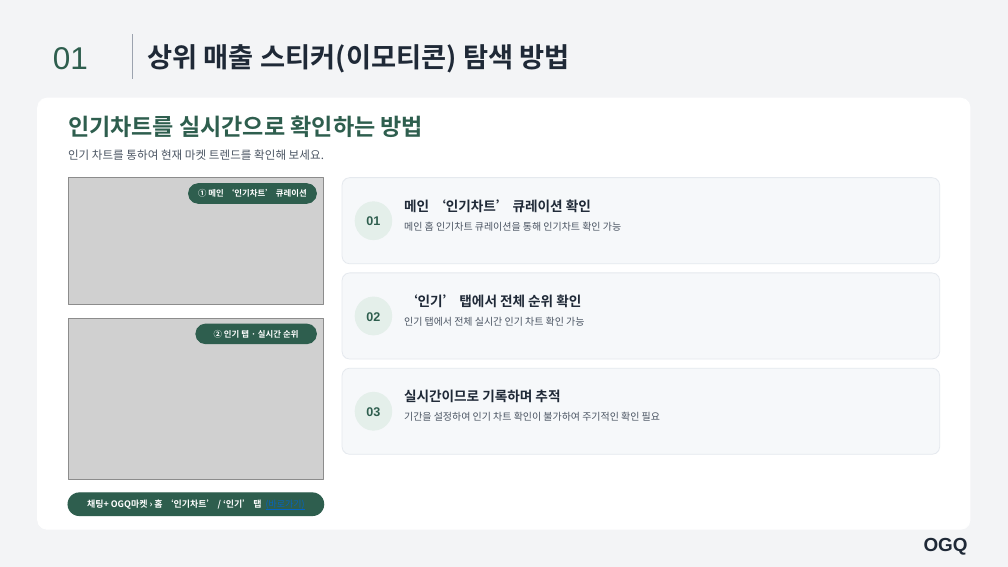
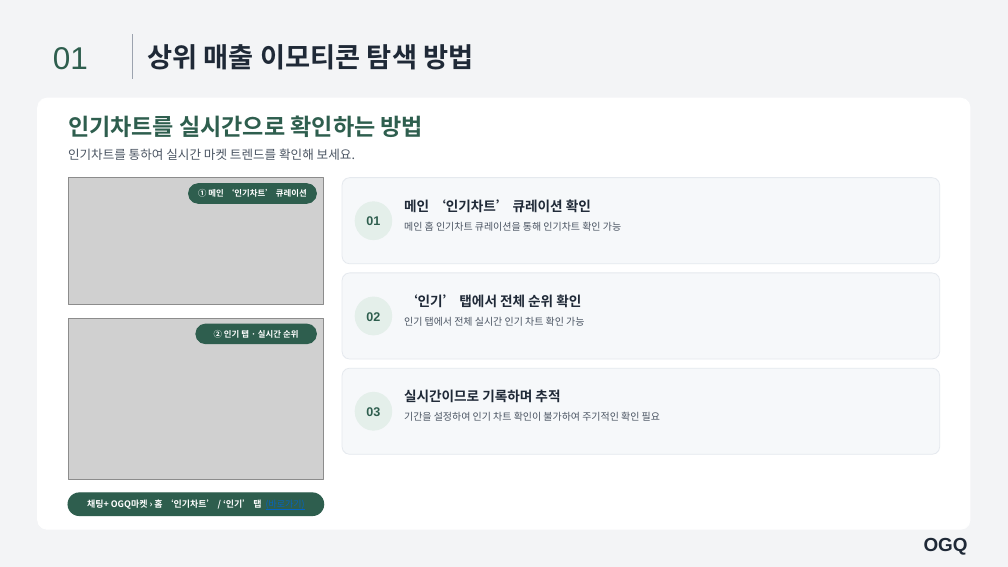
Before and after one commit to loveet3-hue/ogq-banner-generator, a slide deck: slide 26 of playbook/template_v2.pptx. Drawn at 1008x567 pixels with LibreOffice and Linux fonts; fonts in the diff are those of the drawing; grey boxes stand for pictures. Boxes give left, top, right and bottom in pixels: in the first picture for what was removed or moved away, otherwise in the second. Text is boxed around its words. In the diff, an @@ line names an element or a change of style, - is before the commit and + after.

```diff
--- a/playbook/template_v2.pptx
+++ b/playbook/template_v2.pptx
@@ text at box(147, 44, 473, 70): text changed @@
-상위 매출 스티커(이모티콘) 탐색 방법
+상위 매출 이모티콘 탐색 방법
@@ text at box(68, 148, 355, 160): text changed; size 11 to 12 pt @@
-인기 차트를 통하여 현재 마켓 트렌드를 확인해 보세요.
+인기차트를 통하여 실시간 마켓 트렌드를 확인해 보세요.
```
Also in this commit, not shown: 25 other slides changed, 3 other files.
